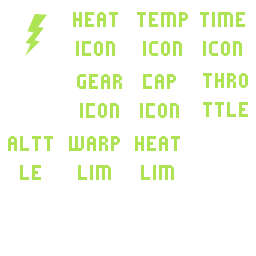
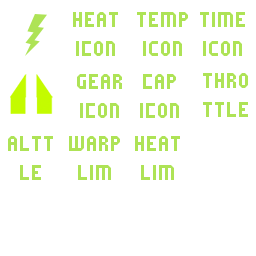
Layer changes from the first 256 x 256 image to the second:
added layer "reactor_ui_notch" above "heat Lim" over [10, 74, 53, 114]
